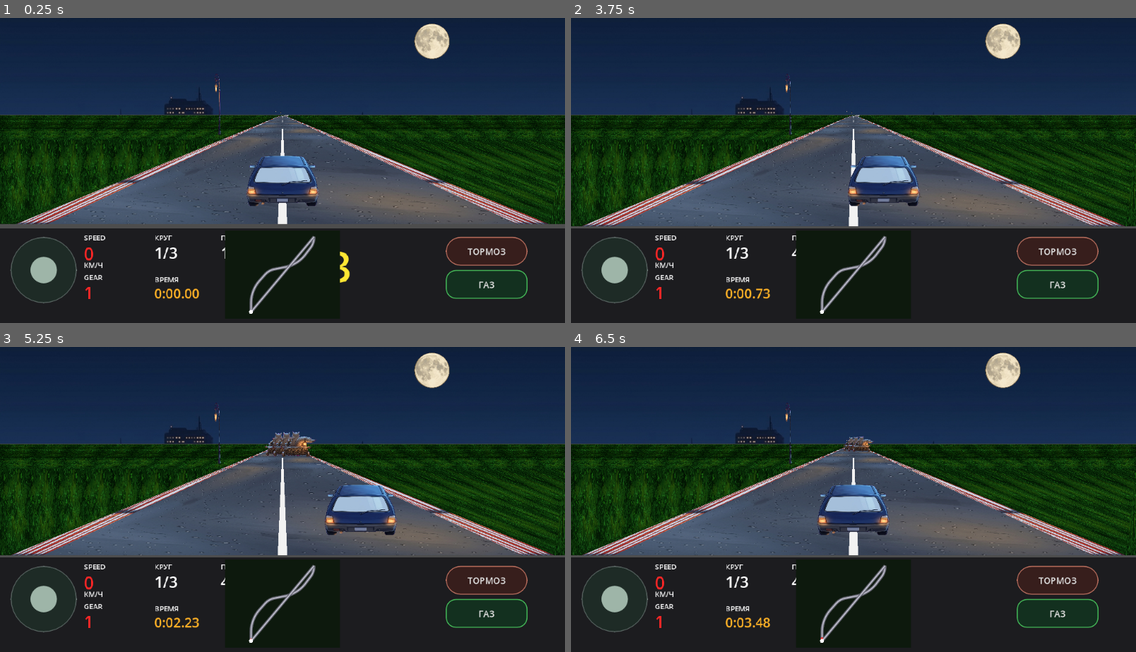
Above: before the commit, frames 1-4 (two rows, left to right).
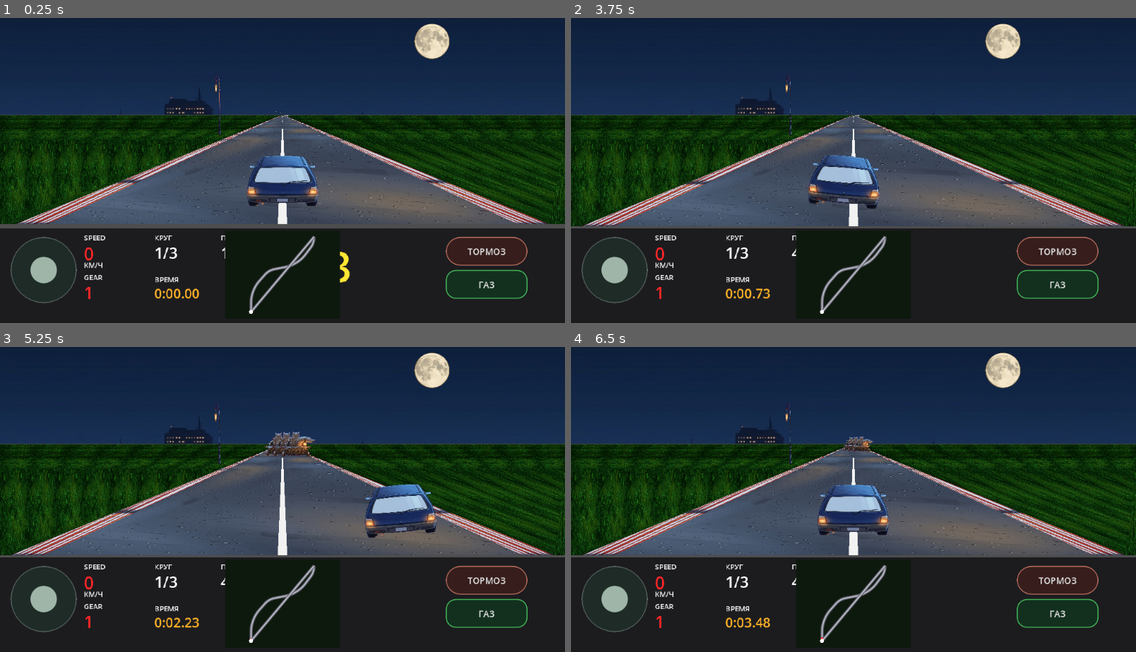
Above: after the commit, the same moments.

Repository: masterofmagic234/Arkon
Game: Godot game, scene res://scenes/level2_pseudo3d.tscn
Same seed, same stepped clock (60 frames per second), same inputs: the game is played once before the commit and once after it. This scene is started directly instead of the project's main scene.
Inputs (mouse positions are in pixels of both pictures, inside the frame that each line leads up to):
- Up to frame 1 (0.25 s): no input
- Up to frame 2 (3.75 s): click "ТОРМОЗ" at 0.5 s; click "ГАЗ" at 1.25 s; tap Enter at 2, 3.5 s; move the mouse to (977, 149) at 2.02 s; hold D (race_right) 2.03-2.75 s; click (977, 149) at 2.17 s; tap Space at 2.75 s; drag from (740, 179) to (825, 228) at 2.77 s; move the mouse to (910, 94) at 3.52 s; hold D (race_right) from 3.53 s (still down)
- Up to frame 3 (5.25 s): release D (race_right) at 4.25 s; drag from (254, 557) to (113, 444) at 4.27 s; move the mouse to (452, 542) at 5.02 s; hold A (race_left) from 5.03 s (still down)
- Up to frame 4 (6.5 s): release A (race_left) at 5.75 s; drag from (684, 444) to (768, 414) at 5.77 s

The runs differ from the first frame. In frame 2, 2.5% of the frame differs, in the area x 41-62%, y 44-63%; in frame 3, 2.5%, in the area x 57-78%, y 44-63%; in frame 4, less than 0.1%.

Commit message:
Add steering feedback to Level 2 player car

Diff:
--- a/scripts/race_renderer_pseudo3d.gd
+++ b/scripts/race_renderer_pseudo3d.gd
@@ -443,6 +443,9 @@
                 true
             )
 
+const PLAYER_STEER_SHIFT: float = 0.075
+const PLAYER_STEER_TILT_DEG: float = 5.0
+
 func _draw_player_car(w: float, h: float) -> void:
     var base_y: float = h * 0.985
     var car_w: float = w * 0.14
@@ -455,13 +458,27 @@
     var lateral: float = 0.0
     if half_road > 0.0:
         lateral = clampf((player_car.world_x - camera_track_x) / half_road, -1.0, 1.0)
-    var cx: float = w * 0.5 + lateral * w * PLAYER_LATERAL_SCREEN_SCALE
+
+    # Keep Oka's real road position and add only a small visual steering
+    # response. Steering is input feedback, not a replacement for physics.
+    var steer: float = clampf(player_car.steer_in, -1.0, 1.0)
+    var steer_shift_x: float = -steer * w * PLAYER_STEER_SHIFT
+    var cx: float = w * 0.5 + lateral * w * PLAYER_LATERAL_SCREEN_SCALE + steer_shift_x
+    var tilt_rad: float = steer * deg_to_rad(PLAYER_STEER_TILT_DEG)
 
     if oka_texture != null:
-        _draw_billboard(oka_texture, cx, base_y, car_w * 1.55, car_h * 1.75)
+        draw_set_transform(Vector2(cx, base_y), tilt_rad, Vector2.ONE)
+        draw_texture_rect(
+            oka_texture,
+            Rect2(-car_w * 0.775, -car_h * 1.75, car_w * 1.55, car_h * 1.75),
+            false
+        )
+        draw_set_transform(Vector2.ZERO, 0.0, Vector2.ONE)
     else:
-        draw_rect(Rect2(cx - car_w * 0.55, base_y + car_h * 0.1, car_w * 1.1, car_h * 0.2), Color(0, 0, 0, 0.4), true)
-        draw_rect(Rect2(cx - car_w * 0.5, base_y - car_h, car_w, car_h * 0.7), Color(0.85, 0.1, 0.1), true)
-        draw_rect(Rect2(cx - car_w * 0.5, base_y - car_h * 1.05, car_w, car_h * 0.15), Color(1, 1, 1), true)
-        draw_rect(Rect2(cx - car_w * 0.55, base_y - car_h * 0.5, car_w * 0.16, car_h * 0.4), Color(0.05, 0.05, 0.05), true)
-        draw_rect(Rect2(cx + car_w * 0.39, base_y - car_h * 0.5, car_w * 0.16, car_h * 0.4), Color(0.05, 0.05, 0.05), true)
+        draw_set_transform(Vector2(cx, base_y), tilt_rad, Vector2.ONE)
+        draw_rect(Rect2(-car_w * 0.55, car_h * 0.1, car_w * 1.1, car_h * 0.2), Color(0, 0, 0, 0.4), true)
+        draw_rect(Rect2(-car_w * 0.5, -car_h, car_w, car_h * 0.7), Color(0.85, 0.1, 0.1), true)
+        draw_rect(Rect2(-car_w * 0.5, -car_h * 1.05, car_w, car_h * 0.15), Color(1, 1, 1), true)
+        draw_rect(Rect2(-car_w * 0.55, -car_h * 0.5, car_w * 0.16, car_h * 0.4), Color(0.05, 0.05, 0.05), true)
+        draw_rect(Rect2(car_w * 0.39, -car_h * 0.5, car_w * 0.16, car_h * 0.4), Color(0.05, 0.05, 0.05), true)
+        draw_set_transform(Vector2.ZERO, 0.0, Vector2.ONE)
